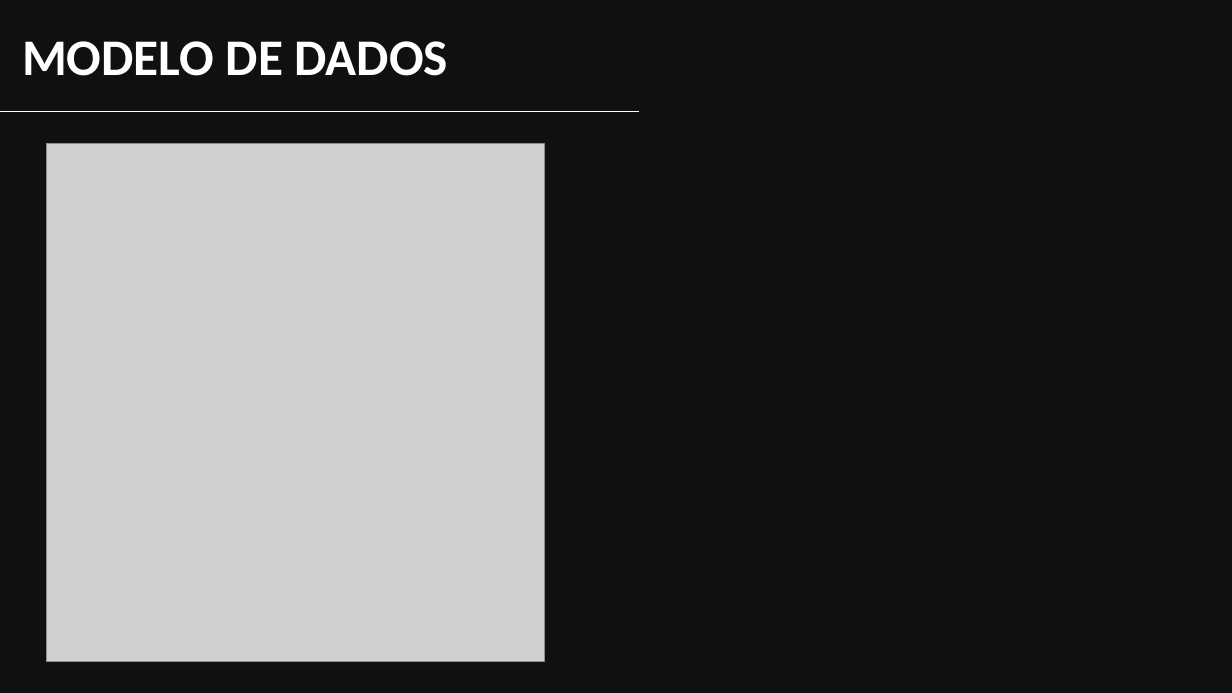
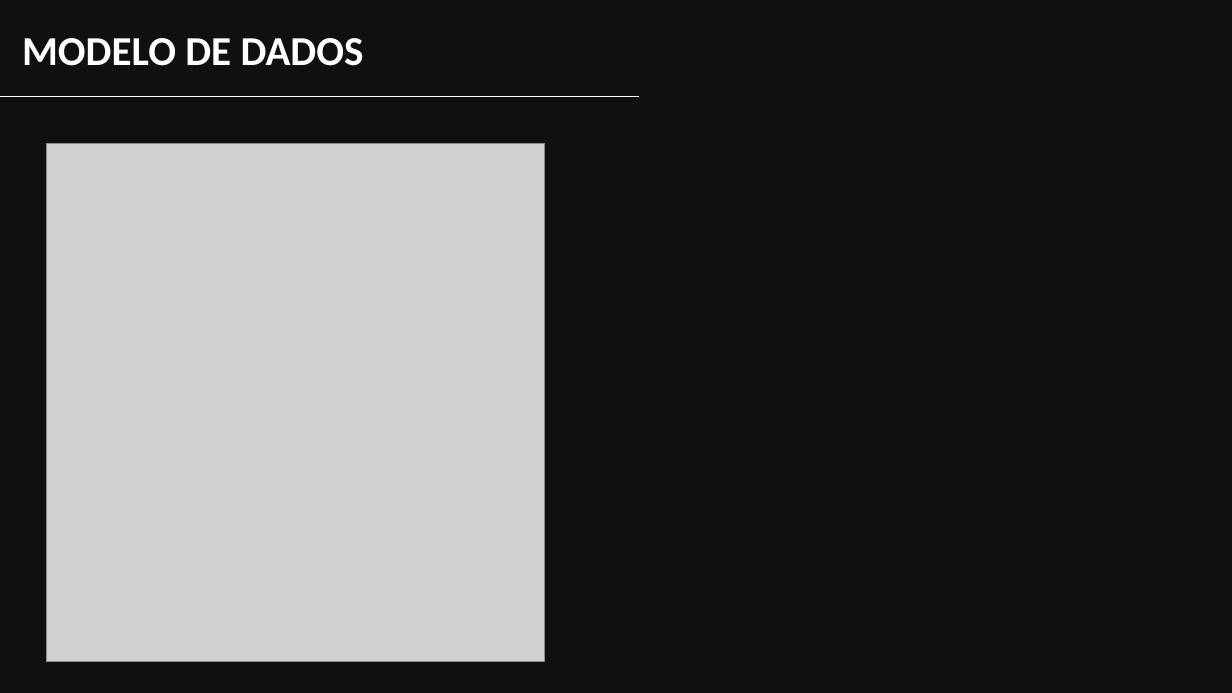
Before and after one commit to YudiG12/grupo-bandtec, a slide deck: slide 12 of Apresentação/inSensor.pptx. Drawn at 1232x693 pixels with LibreOffice and Linux fonts; fonts in the diff are those of the drawing; grey boxes stand for pictures; background and template pictures are left out; a plain dark background stands for a picture behind light text. Boxes give left, top, right and bottom in pixels: in the first picture for what was removed or moved away, otherwise in the second. Text is boxed around its words. In the diff, an @@ line names an element or a change of style, - is before the commit and + after.

```diff
--- a/Apresentação/inSensor.pptx
+++ b/Apresentação/inSensor.pptx
@@ text "MODELO DE DADOS" at bbox=[22, 38, 364, 66]: size 40 to 32 pt @@
@@ line moved from (0, 112) - (640, 112) to (0, 96) - (640, 96) @@
```
Also in this commit, not shown: 4 other slides changed, 8 slides added.
